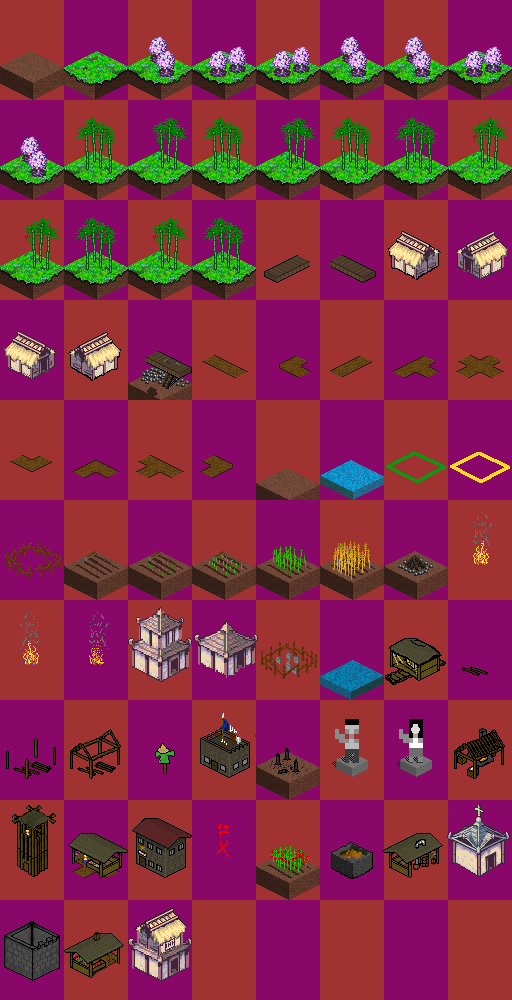
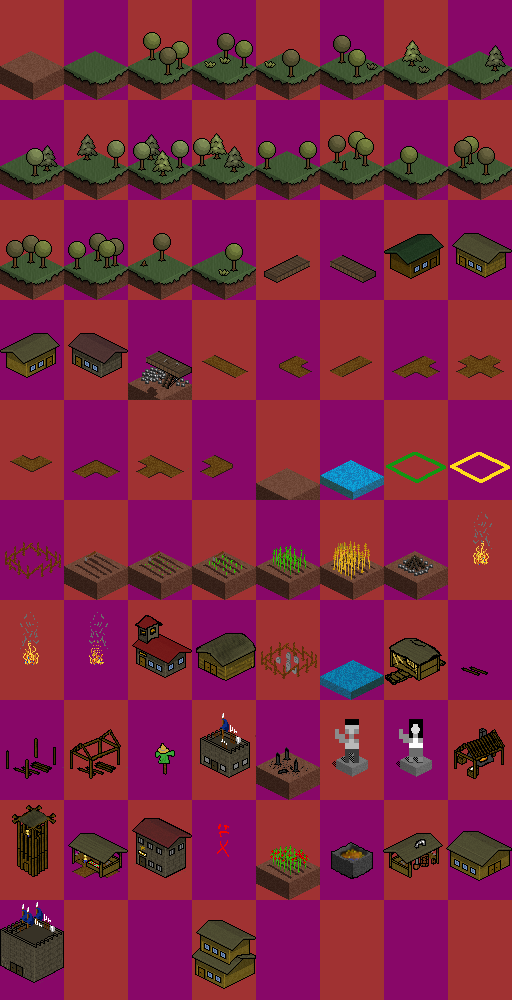
Two versions of the same layered image (512 x 1000). Layer-by-layer changes:
renamed "unfinished castle" to "Pasted Layer", painted on it over [0, 32, 512, 989]
hid "tiles01.png", painted on it over [0, 36, 512, 981]
